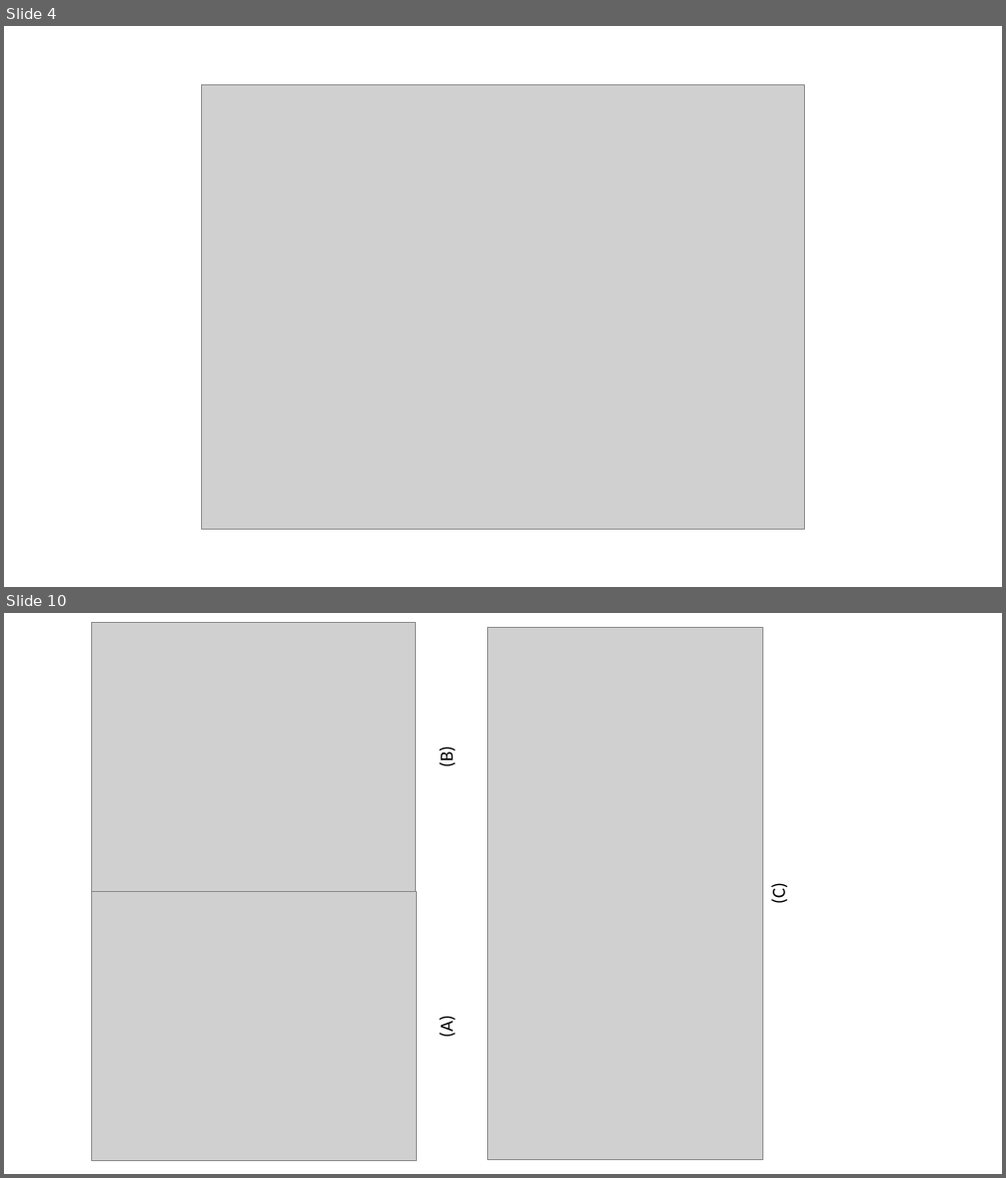
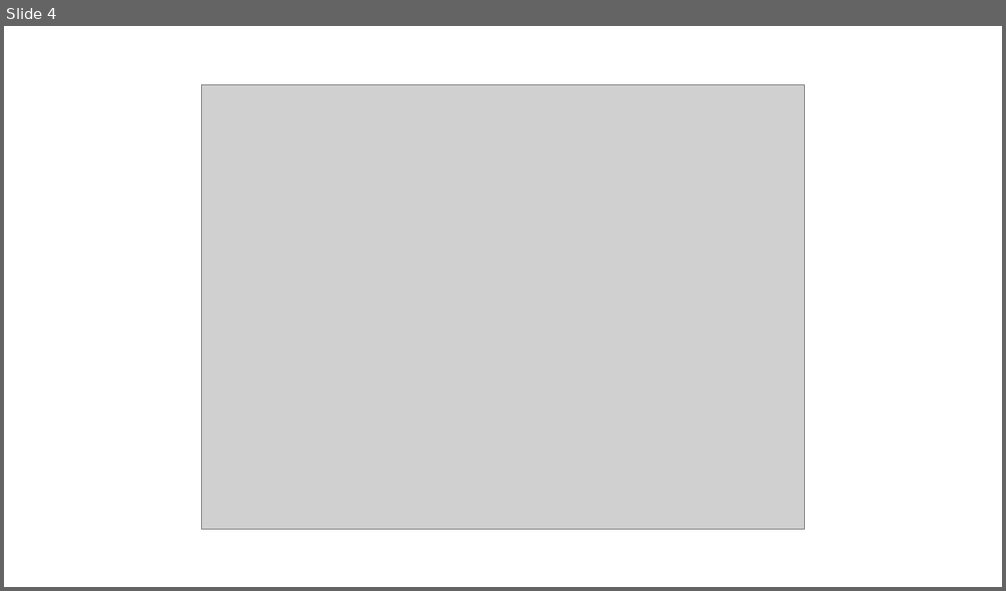
Before and after one commit to stilianoudakis/TAD_predictive_modeling, a slide deck: Manuscript/Figures/figures.pptx. Shown one above the other, each under a label of ours: slides 4 and 10 before the commit, slide 4 after it; the slides between them are not shown. The pictures are 1006x1178 and 1006x591 pixels, drawn with LibreOffice and Linux fonts; fonts in the diff are those of the drawing; grey boxes stand for pictures. Boxes give left, top, right and bottom in pixels: in the first picture for what was removed or moved away, otherwise in the second. Text is boxed around its words. In the diff, an @@ line names an element or a change of style, - is before the commit and + after.

```diff
--- a/Manuscript/Figures/figures.pptx
+++ b/Manuscript/Figures/figures.pptx
@@ slide 10 removed at [4,613,1002,1174], background #FFFFFF @@
@@ picture removed at [92,622,416,891] @@
@@ picture removed at [487,627,762,1159] @@
@@ text removed at [435,749,457,766] @@
-(B)
@@ picture removed at [92,892,416,1161] @@
@@ text removed at [767,885,790,903] @@
-(C)
@@ text removed at [435,1018,457,1037] @@
-(A)
```
Also in this commit, not shown: 5 other slides removed, 3 other files.
